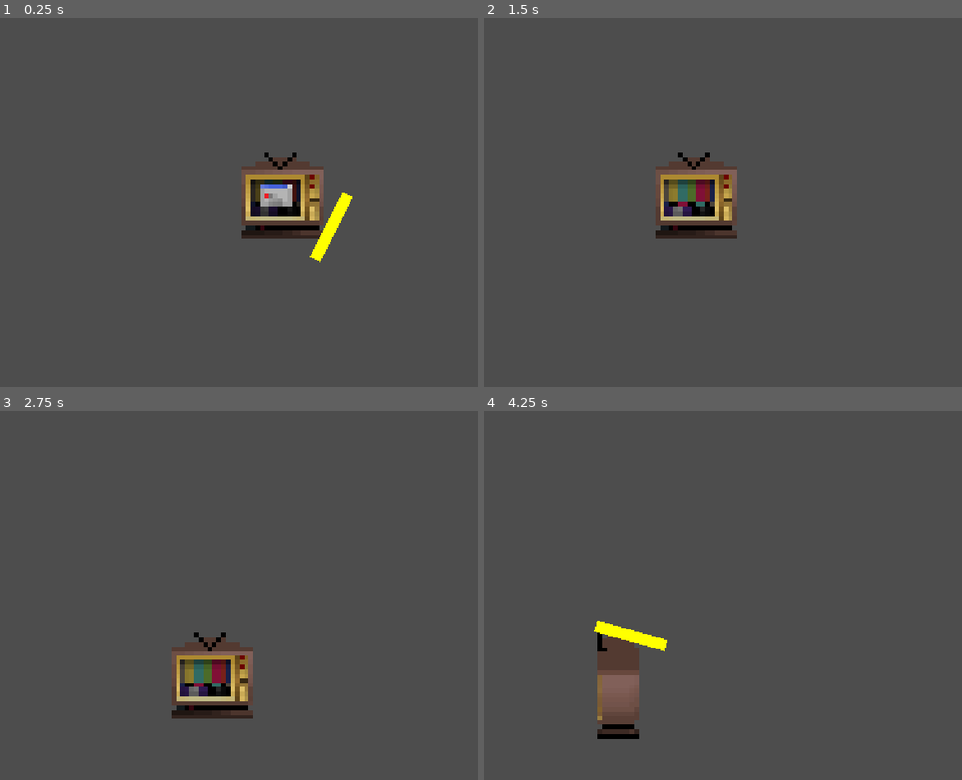
Above: before the commit, frames 1-4 (two rows, left to right).
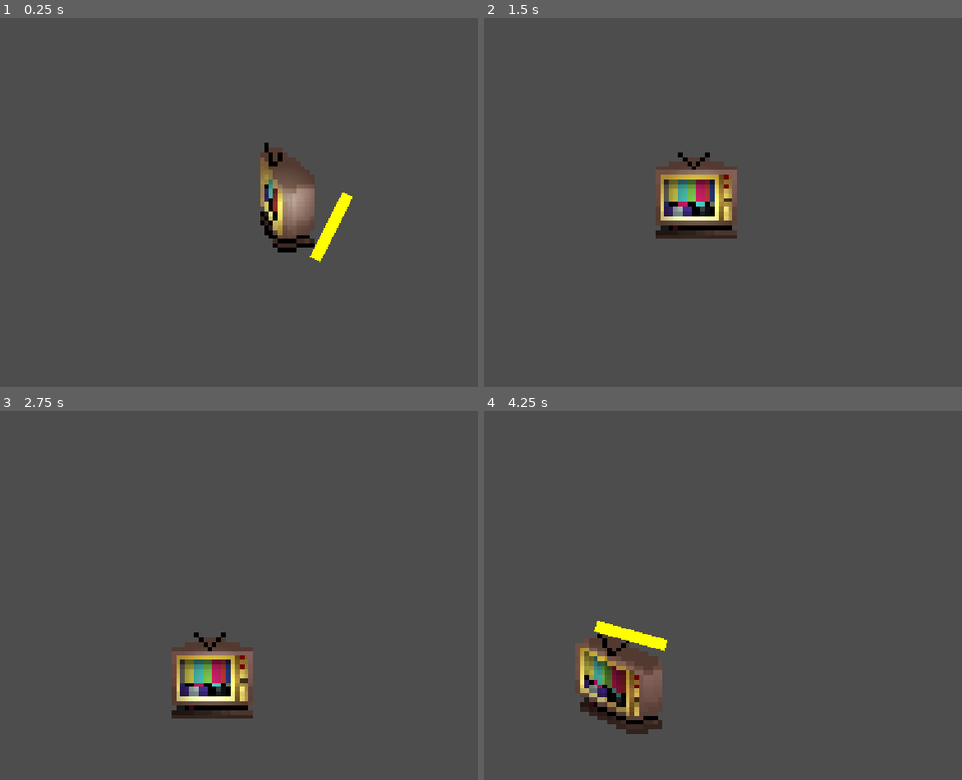
Above: after the commit, the same moments.

Repository: deathlytoall/LD-60-by-1507-Games
Game: Godot game, scene res://Main/Ben_main.tscn
The game is run twice, just before and just after one commit, with the same random seed, the same clock (stepped at 60 frames per second) and the same inputs. This scene is started directly instead of the project's main scene.
Inputs (mouse positions are in pixels of both pictures, inside the frame that each line leads up to):
- Up to frame 1 (0.25 s): no input
- Up to frame 2 (1.5 s): tap Enter (ui_accept) at 0.5, 0.77, 1.07 s; move the mouse to (732, 276) at 0.52 s; hold A (A) 0.53-1.28 s; hold Right (ui_right) from 0.53 s (still down); click (732, 276) at 0.67 s; tap D (D) at 0.8, 1.35 s; move the mouse to (outside the picture) at 1.27 s
- Up to frame 3 (2.75 s): tap Enter (ui_accept) at 1.52, 1.82, 2, 2.3 s; tap S (S) at 1.55 s; move the mouse to (86, 540) at 2.02 s; release Right (ui_right) at 2.03 s; hold Left (ui_left) from 2.03 s (still down); hold S (S) from 2.03 s (still down)
- Up to frame 4 (4.25 s): keep holding Left (ui_left); move the mouse to (799, 595) at 2.77 s; release S (S) at 2.78 s; tap Enter (ui_accept) at 2.85, 3.02, 3.32, 3.77, 4.07 s; click (799, 595) at 2.92 s; tap A (A) at 3.05 s; move the mouse to (665, 503) at 3.52 s; hold A (A) from 3.53 s (still down); tap D (D) at 3.8 s

The runs differ from the first frame. In frame 1, 3.6% of the frame differs, in the area x 50-68%, y 33-64%; in frame 2, 1.1%; in frame 3, 1.1%; in frame 4, 3.5%.
Error in both runs: Invalid access to property or key 'global_position' on a base object of type 'Nil'. (res://Player/camera_2d.gd:10)

Commit message:
lighting stuff

Diff:
--- /dev/null
+++ b/Boss/boss.gd
@@ -0,0 +1,25 @@
+extends CharacterBody2D
+
+
+const SPEED = 300.0
+const JUMP_VELOCITY = -400.0
+
+
+func _physics_process(delta: float) -> void:
+	# Add the gravity.
+	if not is_on_floor():
+		velocity += get_gravity() * delta
+
+	# Handle jump.
+	if Input.is_action_just_pressed("ui_accept") and is_on_floor():
+		velocity.y = JUMP_VELOCITY
+
+	# Get the input direction and handle the movement/deceleration.
+	# As good practice, you should replace UI actions with custom gameplay actions.
+	var direction := Input.get_axis("ui_left", "ui_right")
+	if direction:
+		velocity.x = direction * SPEED
+	else:
+		velocity.x = move_toward(velocity.x, 0, SPEED)
+
+	move_and_slide()
--- /dev/null
+++ b/Boss/boss.tscn
@@ -0,0 +1,23 @@
+[gd_scene format=3 uid="uid://b760htbj1m0im"]
+
+[sub_resource type="GDScript" id="GDScript_yueu6"]
+script/source = "class_name Boss
+extends CharacterBody2D
+
+func _physics_process(delta: float) -> void:
+	move_and_slide()
+"
+
+[sub_resource type="RectangleShape2D" id="RectangleShape2D_texa1"]
+
+[node name="Boss" type="CharacterBody2D" unique_id=509108122]
+script = SubResource("GDScript_yueu6")
+
+[node name="ColorRect" type="ColorRect" parent="." unique_id=559414245]
+offset_left = -10.0
+offset_top = -10.0
+offset_right = 10.0
+offset_bottom = 10.0
+
+[node name="CollisionShape2D" type="CollisionShape2D" parent="." unique_id=1215115756]
+shape = SubResource("RectangleShape2D_texa1")
--- a/Player/player.gd
+++ b/Player/player.gd
@@ -55,6 +55,7 @@
 		animation = 12
 	elif velocity == Vector2(1, 1):
 		animation = 14
+
 	velocity = velocity.normalized() * movespeed
 	var frame = animated_sprite_2d.frame
 	if animated_sprite_2d.frame == animation:
@@ -63,6 +64,33 @@
 		animated_sprite_2d.play()
 	else:
 		animated_sprite_2d.play_backwards()
+
+	if animated_sprite_2d.frame in [0, 1, 15]:
+		$RightLight.hide()
+		$LeftLight.hide()
+		$FrontLight.show()
+		$BackLight.hide()
+	elif animated_sprite_2d.frame in [2, 3, 4, 5, 6]:
+		$LeftLight.show()
+		$RightLight.hide()
+		$FrontLight.hide()
+		$BackLight.hide()
+	elif animated_sprite_2d.frame in [10, 11, 12, 13, 14]:
+		$RightLight.show()
+		$LeftLight.hide()
+		$FrontLight.hide()
+		$BackLight.hide()
+	elif animated_sprite_2d.frame == 8:
+		$RightLight.hide()
+		$LeftLight.hide()
+		$FrontLight.hide()
+		$BackLight.show()
+	else:
+		$RightLight.hide()
+		$LeftLight.hide()
+		$FrontLight.hide()
+		$BackLight.hide()
+
 	move_and_slide()
 
 # point at mouse
--- a/Player/player.tscn
+++ b/Player/player.tscn
@@ -6,6 +6,16 @@
 [ext_resource type="Texture2D" uid="uid://dfm0xg60uokuo" path="res://Textures/mc_damage.png" id="2_k53q1"]
 [ext_resource type="Texture2D" uid="uid://m1tdaxtp5ttr" path="res://Textures/mc_item.png" id="4_fhl08"]
 
+[sub_resource type="Gradient" id="Gradient_od3ui"]
+colors = PackedColorArray(1, 1, 1, 1, 0, 0, 0, 1)
+
+[sub_resource type="GradientTexture2D" id="GradientTexture2D_fuuh5"]
+gradient = SubResource("Gradient_od3ui")
+fill = 1
+fill_from = Vector2(0.5, 1)
+fill_to = Vector2(0.5, 0.5)
+metadata/_snap_enabled = true
+
 [sub_resource type="AtlasTexture" id="AtlasTexture_n471f"]
 atlas = ExtResource("2_k53q1")
 region = Rect2(0, 0, 32, 32)
@@ -74,6 +84,10 @@
 atlas = ExtResource("2_btcbx")
 region = Rect2(0, 0, 32, 32)
 
+[sub_resource type="AtlasTexture" id="AtlasTexture_vtle1"]
+atlas = ExtResource("2_btcbx")
+region = Rect2(96, 0, 32, 32)
+
 [sub_resource type="AtlasTexture" id="AtlasTexture_k53q1"]
 atlas = ExtResource("2_btcbx")
 region = Rect2(32, 0, 32, 32)
@@ -81,10 +95,6 @@
 [sub_resource type="AtlasTexture" id="AtlasTexture_fhl08"]
 atlas = ExtResource("2_btcbx")
 region = Rect2(64, 0, 32, 32)
-
-[sub_resource type="AtlasTexture" id="AtlasTexture_vtle1"]
-atlas = ExtResource("2_btcbx")
-region = Rect2(96, 0, 32, 32)
 
 [sub_resource type="AtlasTexture" id="AtlasTexture_od3ui"]
 atlas = ExtResource("2_btcbx")
@@ -214,13 +224,13 @@
 "texture": SubResource("AtlasTexture_gpjlu")
 }, {
 "duration": 1.0,
+"texture": SubResource("AtlasTexture_qemgg")
+}, {
+"duration": 1.0,
+"texture": SubResource("AtlasTexture_8viyr")
+}, {
+"duration": 1.0,
 "texture": SubResource("AtlasTexture_8mwp6")
-}, {
-"duration": 1.0,
-"texture": SubResource("AtlasTexture_qemgg")
-}, {
-"duration": 1.0,
-"texture": SubResource("AtlasTexture_8viyr")
 }, {
 "duration": 1.0,
 "texture": SubResource("AtlasTexture_sm0op")
@@ -258,13 +268,13 @@
 "texture": SubResource("AtlasTexture_gwnis")
 }, {
 "duration": 1.0,
+"texture": SubResource("AtlasTexture_vtle1")
+}, {
+"duration": 1.0,
 "texture": SubResource("AtlasTexture_k53q1")
 }, {
 "duration": 1.0,
 "texture": SubResource("AtlasTexture_fhl08")
-}, {
-"duration": 1.0,
-"texture": SubResource("AtlasTexture_vtle1")
 }, {
 "duration": 1.0,
 "texture": SubResource("AtlasTexture_od3ui")
@@ -304,7 +314,7 @@
 }],
 "loop": 1,
 "name": &"default",
-"speed": 5.0
+"speed": 1.0
 }, {
 "frames": [{
 "duration": 1.0,
@@ -366,14 +376,54 @@
 [sub_resource type="RectangleShape2D" id="RectangleShape2D_nkt2u"]
 size = Vector2(10, 64)
 
+[sub_resource type="Gradient" id="Gradient_k53q1"]
+colors = PackedColorArray(1, 1, 1, 1, 0, 0, 0, 1)
+
+[sub_resource type="GradientTexture2D" id="GradientTexture2D_texa1"]
+gradient = SubResource("Gradient_k53q1")
+fill = 1
+fill_from = Vector2(0.5, 0.5)
+fill_to = Vector2(0.5, 1)
+metadata/_snap_enabled = true
+metadata/_snap_count = 13
+
+[sub_resource type="Gradient" id="Gradient_fhl08"]
+colors = PackedColorArray(1, 1, 1, 1, 0, 0, 0, 1)
+
+[sub_resource type="GradientTexture2D" id="GradientTexture2D_k53q1"]
+gradient = SubResource("Gradient_fhl08")
+fill = 1
+fill_from = Vector2(1, 0.5)
+fill_to = Vector2(0.4, 0.5)
+metadata/_snap_enabled = true
+
+[sub_resource type="Gradient" id="Gradient_vtle1"]
+colors = PackedColorArray(1, 1, 1, 1, 0, 0, 0, 1)
+
+[sub_resource type="GradientTexture2D" id="GradientTexture2D_fhl08"]
+gradient = SubResource("Gradient_vtle1")
+fill = 1
+fill_from = Vector2(0, 0.5)
+fill_to = Vector2(0.5, 0.5)
+metadata/_snap_enabled = true
+
 [node name="Player" type="CharacterBody2D" unique_id=845391095]
 script = ExtResource("1_l8h54")
+
+[node name="BackLight" type="PointLight2D" parent="." unique_id=778181150]
+position = Vector2(1, -73)
+scale = Vector2(0.84375, 0.859375)
+color = Color(0.6508823, 0.9999992, 0.99467844, 1)
+energy = 0.3
+texture = SubResource("GradientTexture2D_fuuh5")
+texture_scale = 1.26
 
 [node name="AnimatedSprite2D" type="AnimatedSprite2D" parent="." unique_id=1229267119]
 texture_filter = 1
 scale = Vector2(4, 4)
 sprite_frames = SubResource("SpriteFrames_4ntmi")
-animation = &"damage"
+frame = 2
+frame_progress = 0.38164392
 speed_scale = 5.0
 
 [node name="Damage timer" type="Timer" parent="AnimatedSprite2D" unique_id=1950876146]
@@ -399,4 +449,25 @@
 [node name="Zap" parent="." unique_id=2046089127 instance=ExtResource("2_4ntmi")]
 visible = false
 
+[node name="FrontLight" type="PointLight2D" parent="." unique_id=1510249794]
+position = Vector2(0, 9.536743e-07)
+scale = Vector2(0.84375, 0.859375)
+color = Color(0.6508823, 0.9999992, 0.99467844, 1)
+texture = SubResource("GradientTexture2D_texa1")
+texture_scale = 1.26
+
+[node name="LeftLight" type="PointLight2D" parent="." unique_id=1875608328]
+position = Vector2(-37, -11)
+scale = Vector2(0.84375, 0.859375)
+color = Color(0.6508823, 0.9999992, 0.99467844, 1)
+energy = 0.6
+texture = SubResource("GradientTexture2D_k53q1")
+
+[node name="RightLight" type="PointLight2D" parent="." unique_id=1230334557]
+position = Vector2(42, -9)
+scale = Vector2(0.84375, 0.859375)
+color = Color(0.6508823, 0.9999992, 0.99467844, 1)
+energy = 0.6
+texture = SubResource("GradientTexture2D_fhl08")
+
 [connection signal="timeout" from="AnimatedSprite2D/Damage timer" to="." method="_on_damage_timer_timeout"]
Not shown, added: Boss/boss.gd.uid
Not shown: 1 places in Player/player.tscn that only renumber resources
